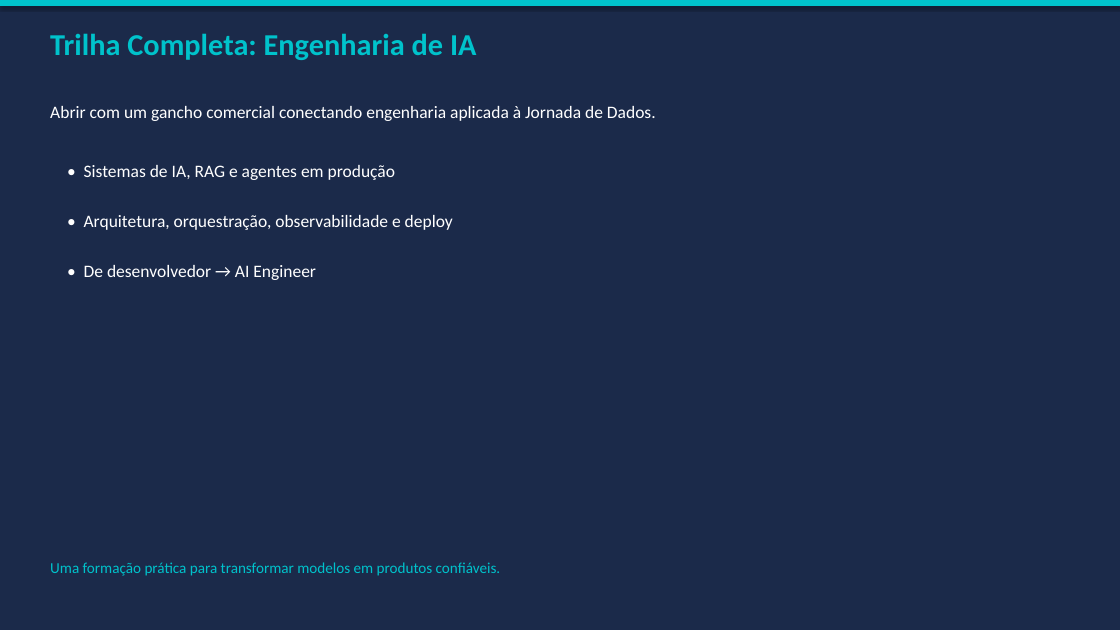
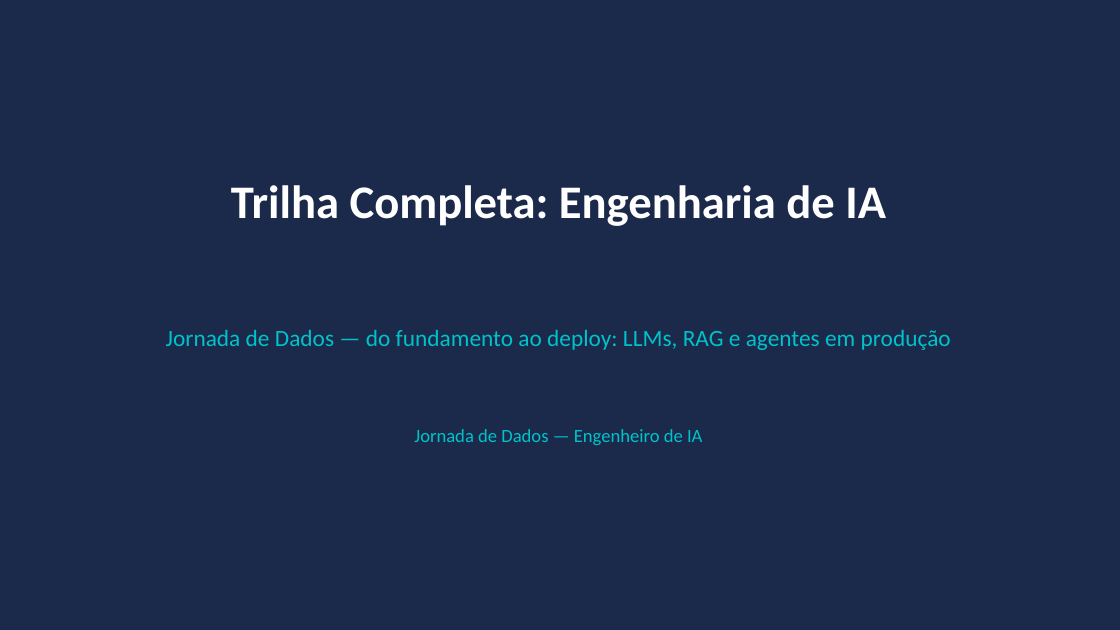
Before and after one commit to caio-moliveira/ai-engineer-roadmap, a slide deck: slide 1 of 03-ai-agents/09-agents-in-production/artifacts/presentation_final.pptx. Drawn at 1120x630 pixels with LibreOffice and Linux fonts; fonts in the diff are those of the drawing. Boxes give left, top, right and bottom in pixels: in the first picture for what was removed or moved away, otherwise in the second. Text is boxed around its words. In the diff, an @@ line names an element or a change of style, - is before the commit and + after.

```diff
--- a/03-ai-agents/09-agents-in-production/artifacts/presentation_final.pptx
+++ b/03-ai-agents/09-agents-in-production/artifacts/presentation_final.pptx
@@ rectangle removed at [0, 0, 1120, 6] @@
@@ text "Trilha Completa: Engenharia de IA": place and size @@
-text "Trilha Completa: Engenharia de IA" at [50, 33, 476, 60]
+text "Trilha Completa: Engenharia de IA" at [231, 185, 886, 226]
@@ text "Trilha Completa: Engenharia de IA" at [231, 185, 886, 226]: size 26 to 40 pt, text colour #00C2CB to #FFFFFF; alignment left to centre @@
@@ text removed at [84, 165, 395, 180] @@
-• Sistemas de IA, RAG e agentes em produção
@@ text removed at [84, 215, 453, 230] @@
-• Arquitetura, orquestração, observabilidade e deploy
@@ text removed at [84, 265, 316, 280] @@
-• De desenvolvedor → AI Engineer
@@ text added at [166, 330, 951, 350], 20 pt, text #00C2CB @@
+Jornada de Dados — do fundamento ao deploy: LLMs, RAG e agentes em produção
@@ text at [414, 429, 702, 445]: text changed; size 15 to 16 pt; text colour #FFFFFF to #00C2CB @@
-Abrir com um gancho comercial conectando engenharia aplicada à Jornada de Dados.
+Jornada de Dados — Engenheiro de IA
@@ text removed at [50, 562, 501, 576] @@
-Uma formação prática para transformar modelos em produtos confiáveis.
```
Also in this commit, not shown: 11 other slides changed, 2 slides added, 2 slides removed, 24 other files.
